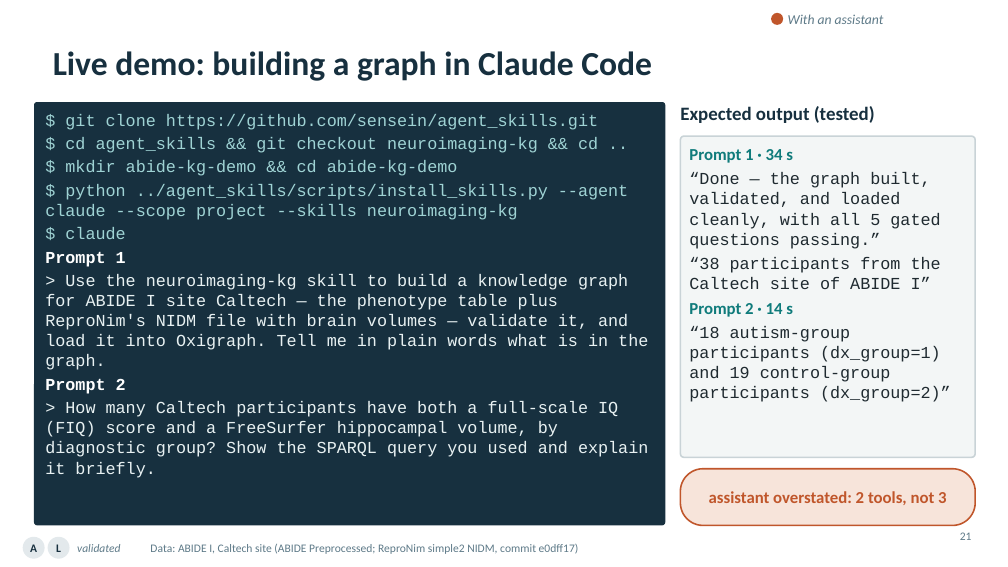
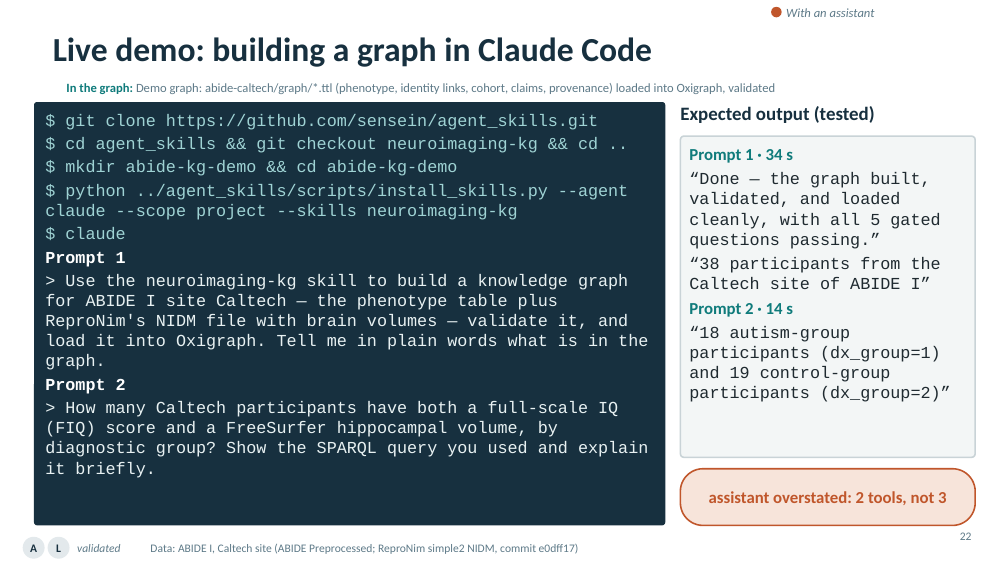
Before and after one commit to ReproNim/llm-workshop-kg, a slide deck: slide 22 of slides/Knowledge_Graphs_Skills_Neuroimaging_v4.pptx (slide 21 before the commit). Drawn at 1008x567 pixels with LibreOffice and Linux fonts; fonts in the diff are those of the drawing; background and template pictures are left out. Boxes give left, top, right and bottom in pixels: in the first picture for what was removed or moved away, otherwise in the second. Text is boxed around its words. In the diff, an @@ line names an element or a change of style, - is before the commit and + after.

Commit message:
[DATALAD RUNCMD] Build the deck (pptx) and its slide provenance (talk_provenance.ttl), two passes
=== Do not change lines below ===
{
 "chain": [],
 "cmd": "cd slides && node build_deck.js && uv run prov_query.py && node build_deck.js",
 "dsid": "ac6d69f8-1e00-4161-9f88-c8cc5a4964ec",
 "exit": 0,
 "extra_inputs": [],
 "inputs": [
  "slides/build_deck.js",
  "slides/values.js",
  "slides/values_map.json",
  "slides/apply_theme.js",
  "slides/old_deck_v3.md",
  "slides/figs_slide/*.png",
  "slides/demo/*.md",
  "slides/prov_query.py"
 ],
 "outputs": [
  "slides/Knowledge_Graphs_Skills_Neuroimaging_v4.pptx",
  "slides/talk_provenance.ttl",
  "slides/provenance_query.json"
 ],
 "pwd": "."
}
^^^ Do not change lines above ^^^

```diff
--- a/slides/Knowledge_Graphs_Skills_Neuroimaging_v4.pptx
+++ b/slides/Knowledge_Graphs_Skills_Neuroimaging_v4.pptx
@@ title "Live demo: building a graph ...": place and size @@
-title "Live demo: building a graph ..." at bbox=[53, 51, 652, 81]
+title "Live demo: building a graph ..." at bbox=[53, 37, 652, 67]
@@ ellipse: place and size @@
-ellipse at bbox=[771, 13, 783, 25]
+ellipse at bbox=[771, 7, 782, 17]
@@ text "With an assistant" at bbox=[786, 8, 875, 17]: size 13 to 12 pt @@
@@ text added at bbox=[66, 83, 775, 94], 12 pt, text #5E7A88 @@
+In the graph: Demo graph: abide-caltech/graph/*.ttl (phenotype, identity links, cohort, claims, provenance) loaded into Oxigraph, validated
@@ page number at bbox=[960, 532, 972, 540]: text changed @@
-21
+22
```
Also in this commit, not shown: 20 other slides changed, 3 slides added, 2 slides removed, 2 other files.
